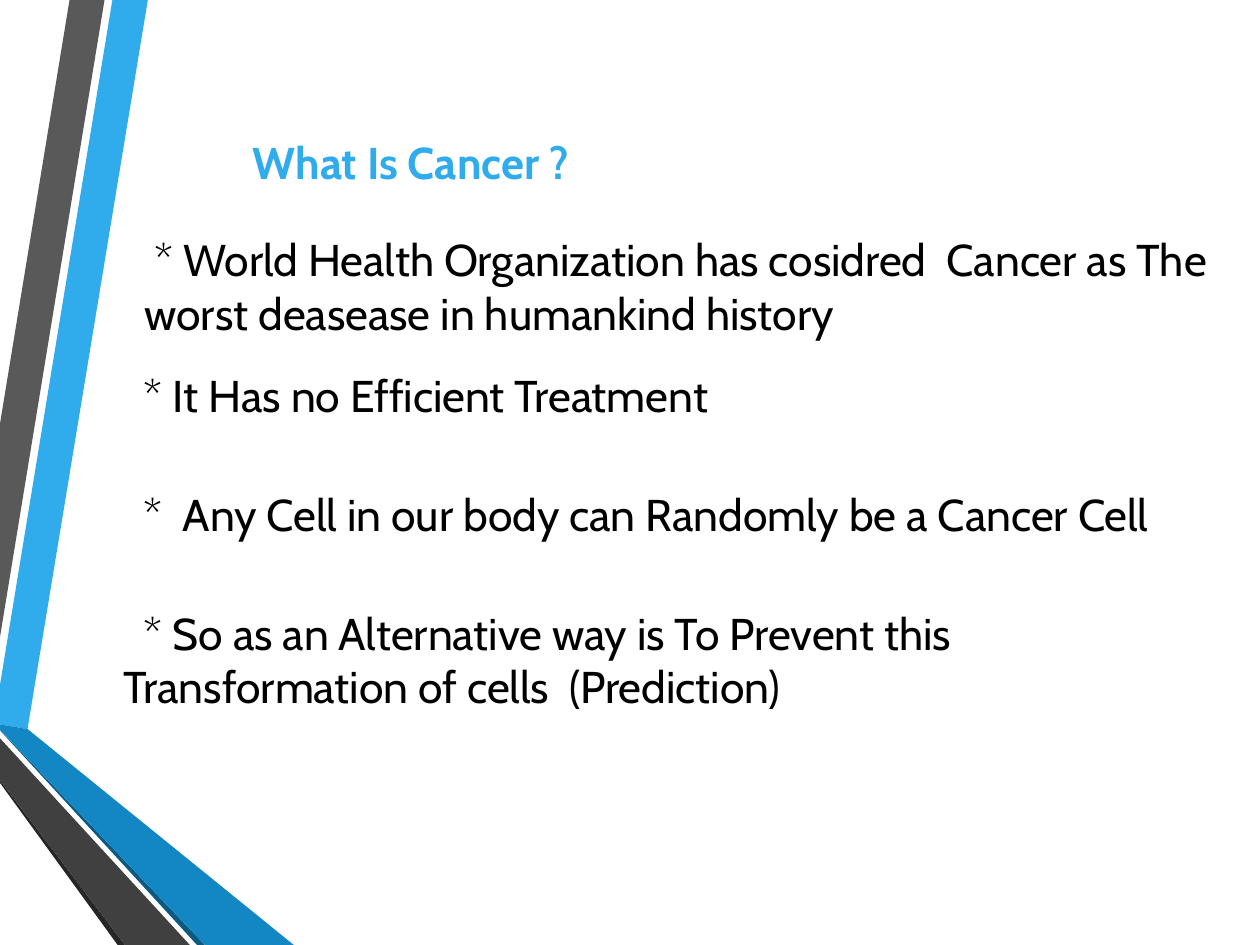
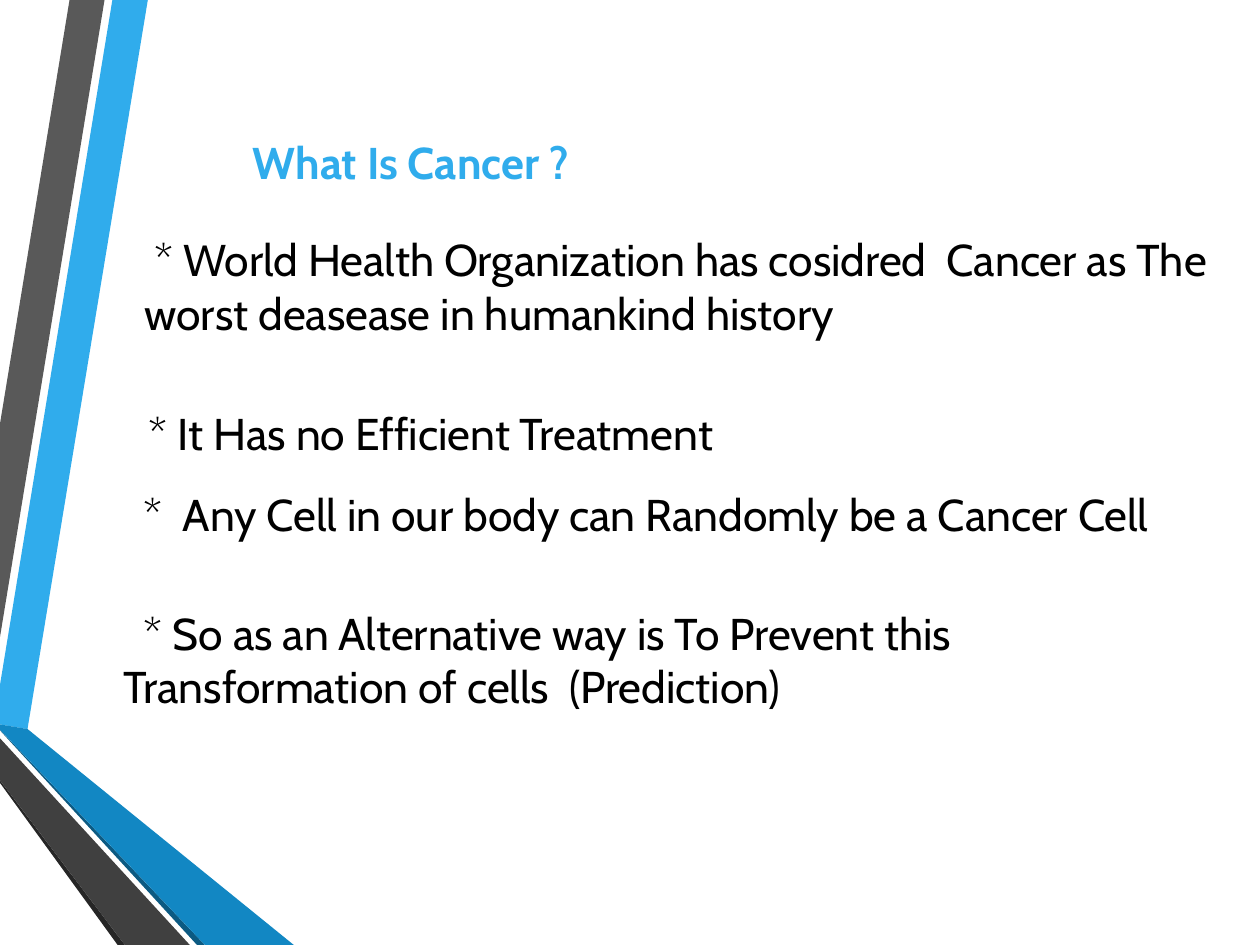
Before and after one commit to farouqBenarous/Neural_network_Breast_Cancer_Diagnostic, a slide deck: slide 4 of presantation.odp. Drawn at 1260x945 pixels with LibreOffice and Linux fonts; fonts in the diff are those of the drawing; background and template pictures are left out. Boxes give left, top, right and bottom in pixels: in the first picture for what was removed or moved away, otherwise in the second. Text is boxed around its words. In the diff, an @@ line names an element or a change of style, - is before the commit and + after.

```diff
--- a/presantation.odp
+++ b/presantation.odp
@@ text "* It Has no Efficient ...": place and size @@
-text "* It Has no Efficient ..." at [173, 378, 708, 413]
+text "* It Has no Efficient ..." at [178, 416, 713, 451]
```
Also in this commit, not shown: 7 other slides changed, 1 other file.
